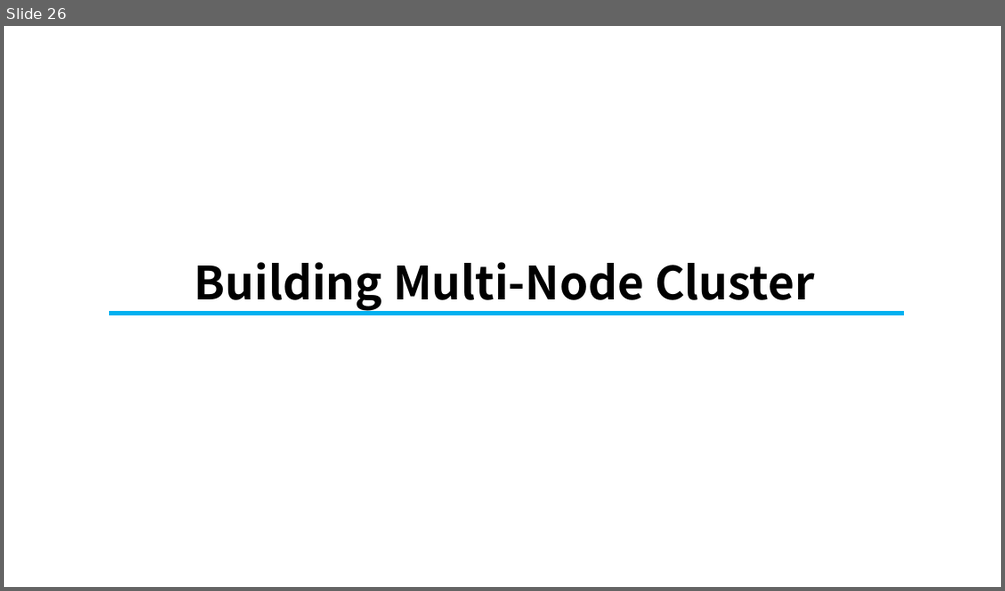
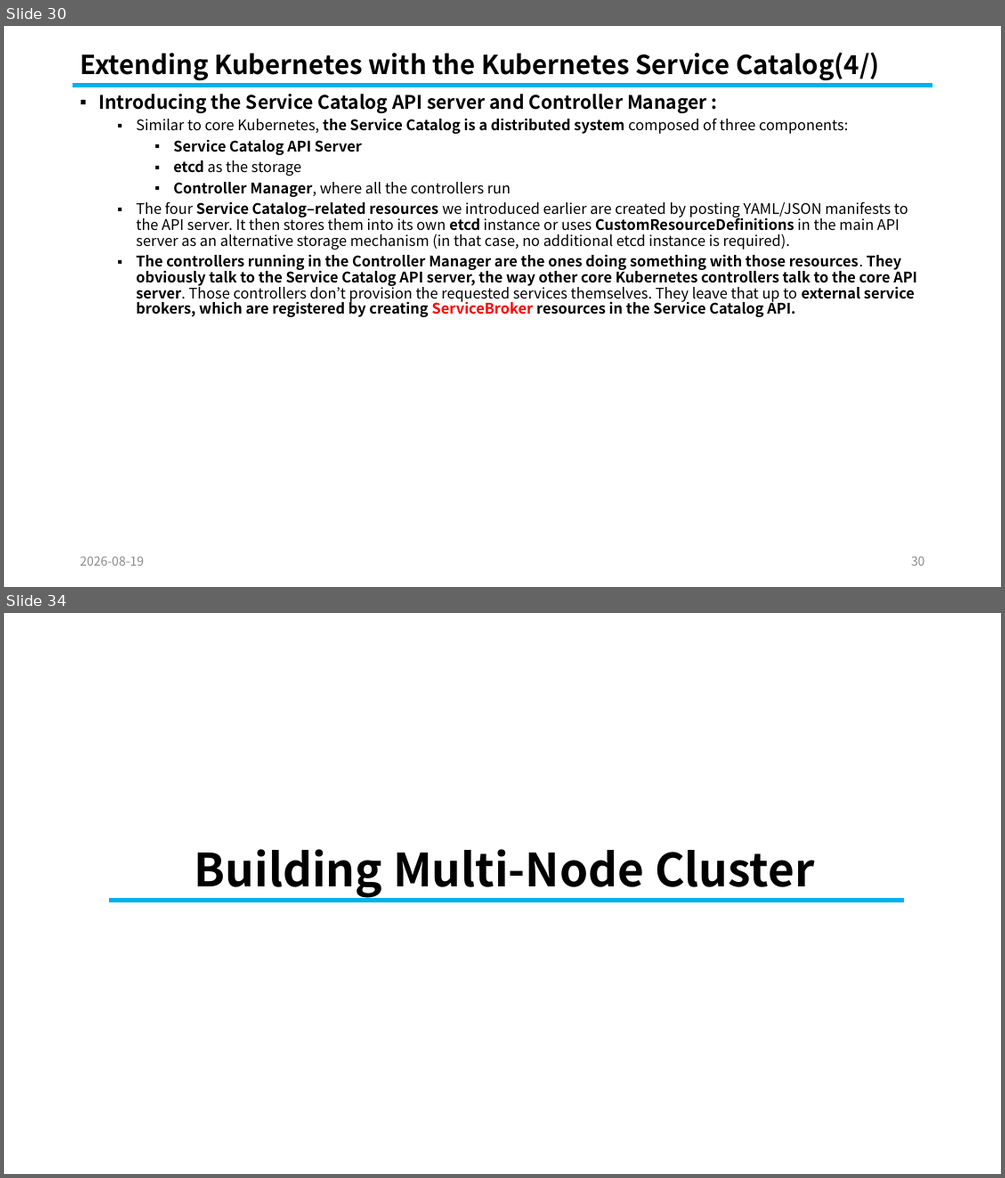
Before and after one commit to knix008/TestSimulator, a slide deck: Kubernetes/Kubernetes in Action Part 10-2026.08.25.pptx. Shown one above the other, each under a label of ours: slide 26 before the commit, slides 30 and 34 after it; the slides between them are not shown. The pictures are 1005x591 and 1005x1178 pixels, drawn with LibreOffice and Linux fonts; fonts in the diff are those of the drawing. Boxes give left, top, right and bottom in pixels: in the first picture for what was removed or moved away, otherwise in the second. Text is boxed around its words. In the diff, an @@ line names an element or a change of style, - is before the commit and + after.

```diff
--- a/Kubernetes/Kubernetes in Action Part 10-2026.08.25.pptx
+++ b/Kubernetes/Kubernetes in Action Part 10-2026.08.25.pptx
@@ slide 30 added at <box>4,26,1001,587</box>, background #FFFFFF @@
@@ title added at <box>80,52,879,80</box>, 25.2 pt, text #000000, bold @@
+Extending Kubernetes with the Kubernetes Service Catalog(4/)
@@ line added from (73, 86) to (933, 86), #00B0F0 4.5 pt @@
@@ text added at <box>98,94,917,317</box>, 14 pt, text #000000, bold @@
+▪ Introducing the Service Catalog API server and Controller Manager :
+  ▪ Similar to core Kubernetes, the Service Catalog is a distributed system composed of three components:
+    ▪ Service Catalog API Server
+    ▪ etcd as the storage
+    ▪ Controller Manager, where all the controllers run
+  ▪ The four Service Catalog–related resources we introduced earlier are created by posting YAML/JSON manifests to the API server. It then stores them into its own etcd instance or uses CustomResourceDefinitions in the main API server as an alternative storage mechanism (in that case, no additional etcd instance is required).
+  ▪ The controllers running in the Controller Manager are the ones doing something with those resources. They obviously talk to the Service Catalog API server, the way other core Kubernetes controllers talk to the core API server. Those controllers don’t provision the requested services themselves. They leave that up to external service brokers, which are registered by creating ServiceBroker resources in the Service Catalog API.
@@ text added at <box>80,556,144,565</box>, 12 pt, text #8C8C8C @@
+2026-08-19
@@ page number added at <box>911,556,925,565</box>, 12 pt, text #8C8C8C @@
+30
@@ what was slide 26 is now slide 34 @@
```
Also in this commit, not shown: 30 slides changed, 31 other slides added, 23 slides removed, 23 other files.
